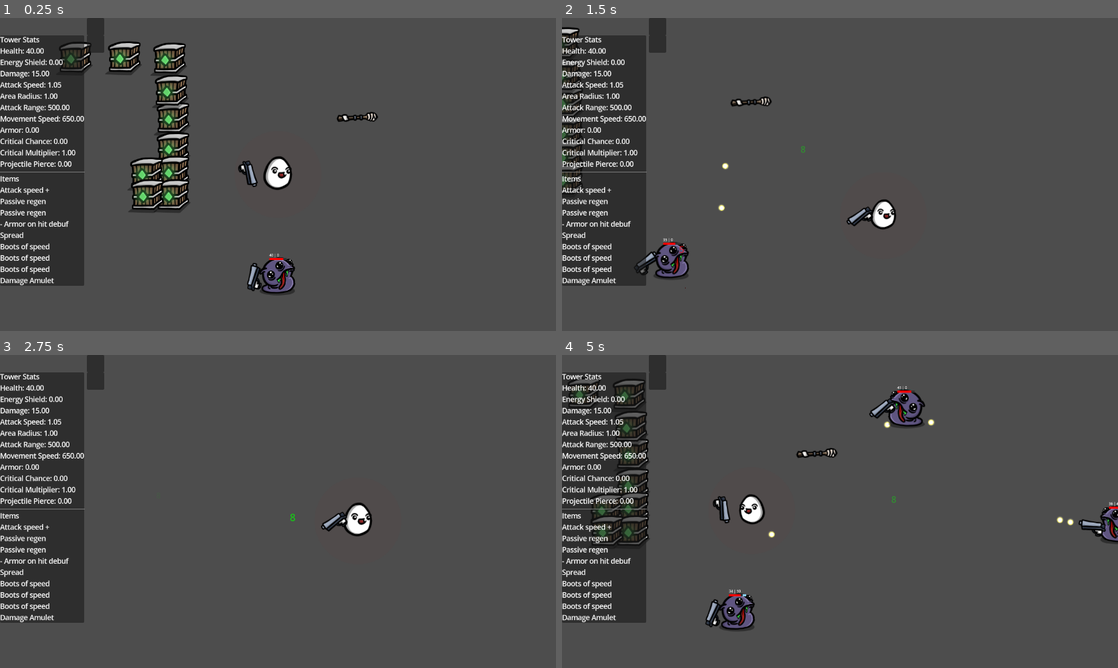
Above: before the commit, frames 1-4 (two rows, left to right).
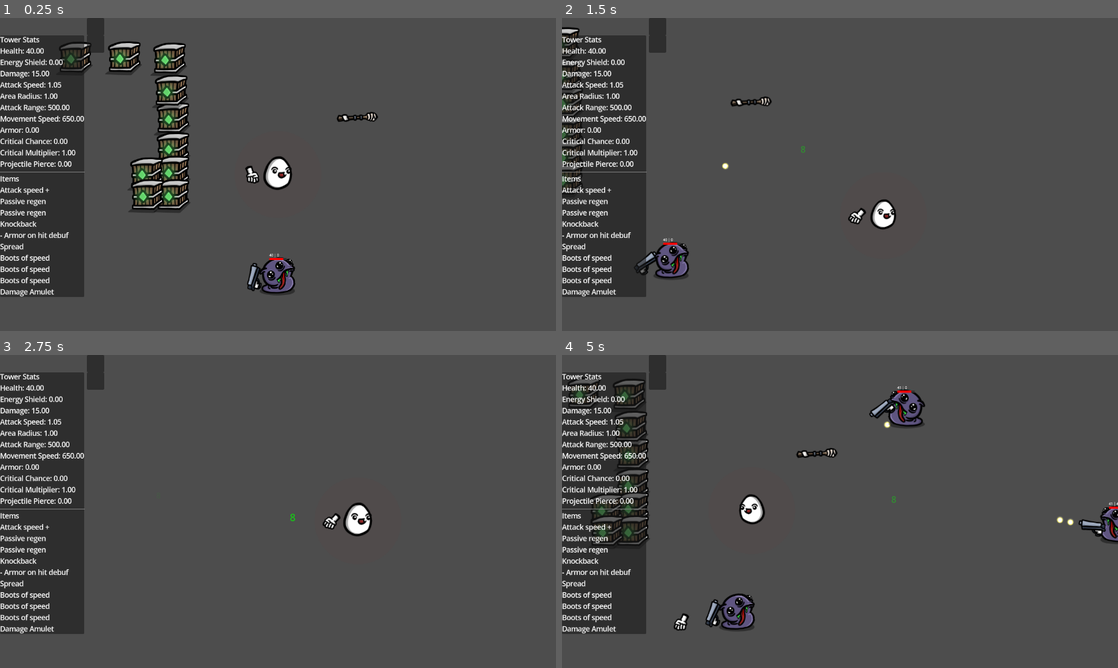
Above: after the commit, the same moments.

Repository: NathanAY/Broriskoftarainto
Game: Godot game, scene res://Scenes/Game.tscn
Two runs of this game, one before a commit and one after it. Both use one fixed random seed, a clock stepped at 60 frames per second and the inputs below.
Inputs (mouse positions are in pixels of both pictures, inside the frame that each line leads up to):
- Up to frame 1 (0.25 s): no input
- Up to frame 2 (1.5 s): tap Enter (ui_accept) at 0.5, 0.77 s; move the mouse to (962, 158) at 0.52 s; hold Right (ui_right) 0.53-1.28 s; click (962, 158) at 0.67 s; move the mouse to (728, 190) at 1.27 s; hold Down (ui_down) from 1.28 s (still down)
- Up to frame 3 (2.75 s): tap Enter (ui_accept) at 1.52 s; move the mouse to (333, 442) at 2.02 s; release Down (ui_down) at 2.03 s; hold Right (ui_right) from 2.03 s (still down)
- Up to frame 4 (5 s): move the mouse to (812, 574) at 2.77 s; release Right (ui_right) at 2.78 s; hold Up (ui_up) 2.78-3.53 s; click (812, 574) at 2.92 s; tap Enter (ui_accept) at 3.02, 3.77, 4.52 s; move the mouse to (1006, 558) at 3.52 s; hold Left (ui_left) from 3.53 s (still down); move the mouse to (673, 464) at 4.27 s

The runs differ from the first frame. In frame 1, 1.1% of the frame differs, in the area x 0-47%, y 45-90%; in frame 2, 1.2%; in frame 3, 1.1%; in frame 4, 1.3%, in the area x 0-100%, y 20-90%.

Commit message:
Add knockback modifier

Diff:
--- /dev/null
+++ b/Resources/items/Knockback.tres
@@ -0,0 +1,14 @@
+[gd_resource type="Resource" script_class="Item" load_steps=3 format=3 uid="uid://bxcdb5o7lgga8"]
+
+[ext_resource type="PackedScene" uid="uid://bqa56q1a0jyvc" path="res://Systems/Items/Modifiers/KnockbackModifier.tscn" id="1_datnv"]
+[ext_resource type="Script" uid="uid://bi8j7om4juysb" path="res://Systems/Items/Item.gd" id="2_a2frs"]
+
+[resource]
+script = ExtResource("2_a2frs")
+name = "Knockback"
+description = "Knockback"
+modifiers = {}
+effect_scene = Array[PackedScene]([ExtResource("1_datnv")])
+effect_scene_condition = Array[String]([])
+condition_managers = Array[PackedScene]([])
+metadata/_custom_type_script = "uid://bi8j7om4juysb"
--- a/Scripts/Enemy.gd
+++ b/Scripts/Enemy.gd
@@ -17,12 +17,9 @@
     add_to_group("enemies")  # Add enemy to a group
     add_to_group("damageable")
     #$WeaponHolder.add_weapon(load("res://Resources/weapons/Pistol.tres"))
-    #$WeaponHolder.add_weapon(load("res://Resources/weapons/Pistol.tres"))
     $WeaponHolder.add_weapon(load("res://Resources/weapons/Pistol.tres"))
     #$WeaponHolder.add_weapon(load("res://Resources/weapons/Knife.tres"))
-    #$WeaponHolder.add_weapon(load("res://Resources/weapons/Pistol.tres"))
     item_holder.add_item(load("res://Resources/items/BootsOfSpeed.tres"))
-    #item_holder.add_item(load("res://Resources/items/RegenPassive.tres"))
     #item_holder.add_item(load("res://Resources/items/RegenPassive.tres"))
     #item_holder.add_item(load("res://Resources/items/RegenPassive.tres"))
     #item_holder.add_item(load("res://Resources/items/RegenPassive.tres"))
@@ -30,9 +27,7 @@
     item_holder.add_item(load("res://Resources/items/EnergyShieldBlock.tres"))
     item_holder.add_item(load("res://Resources/items/MinusArmorOnHitDebuff.tres"))
     item_holder.add_item(load("res://Resources/items/HomingShot.tres"))
-    #item_holder.add_item(load("res://Resources/items/HealthMeat.tres"))
-    #item_holder.add_item(load("res://Resources/items/HealthMeat.tres"))
-    #item_holder.add_item(load("res://Resources/items/HealthMeat.tres"))
+    #item_holder.add_item(load("res://Resources/items/Knockback.tres"))
     #item_holder.add_item(load("res://Resources/items/HealthMeat.tres"))
     #item_holder.add_item(load("res://Resources/items/HealthMeat.tres"))
     #item_holder.add_item(load("res://Resources/items/HealthMeat.tres"))
@@ -41,7 +36,6 @@
 
 func set_target_position(new_target: Node):
     target = new_target
-
 
 func _physics_process(delta):
     if !_alive:
--- a/Scripts/character.gd
+++ b/Scripts/character.gd
@@ -29,11 +29,11 @@
     for item_path in items:
         $ItemHolder.add_item(load(item_path))
     #$WeaponHolder.add_weapon(load("res://Resources/weapons/Fist.tres"))
-    #$WeaponHolder.add_weapon(load("res://Resources/weapons/Fist.tres"))
+    $WeaponHolder.add_weapon(load("res://Resources/weapons/Fist.tres"))
     #$WeaponHolder.add_weapon(load("res://Resources/weapons/Knife.tres"))
     #$WeaponHolder.add_weapon(load("res://Resources/weapons/Knife.tres"))
     #$WeaponHolder.add_weapon(load("res://Resources/weapons/Pistol.tres"))
-    $WeaponHolder.add_weapon(load("res://Resources/weapons/Pistol.tres"))
+    #$WeaponHolder.add_weapon(load("res://Resources/weapons/Pistol.tres"))
     #$WeaponHolder.add_weapon(load("res://Resources/weapons/Shotgun.tres"))
     #$WeaponHolder.add_weapon(load("res://Resources/weapons/Shotgun.tres"))
     $ItemHolder.add_item(load("res://Resources/items/AttackSpeedItem.tres"))
@@ -47,6 +47,7 @@
     #$ItemHolder.add_item(load("res://Resources/items/ExplosiveShot.tres"))
     $ItemHolder.add_item(load("res://Resources/items/RegenPassive.tres"))
     $ItemHolder.add_item(load("res://Resources/items/RegenPassive.tres"))
+    $ItemHolder.add_item(load("res://Resources/items/Knockback.tres"))
     #$ItemHolder.add_item(load("res://Resources/items/AttackSpeedIfStill.tres"))
     $ItemHolder.add_item(load("res://Resources/items/MinusArmorOnHitDebuff.tres"))
     $ItemHolder.add_item(load("res://Resources/items/BounceProjectile.tres"))
--- /dev/null
+++ b/Systems/Items/Modifiers/KnockbackModifier.tscn
@@ -0,0 +1,6 @@
+[gd_scene load_steps=2 format=3 uid="uid://bqa56q1a0jyvc"]
+
+[ext_resource type="Script" uid="uid://byee717ujdqnm" path="res://Systems/Items/Modifiers/knockback_modifier.gd" id="1_t674e"]
+
+[node name="KnockbackModifier" type="Node"]
+script = ExtResource("1_t674e")
--- /dev/null
+++ b/Systems/Items/Modifiers/knockback_modifier.gd
@@ -0,0 +1,86 @@
+extends Node
+class_name KnockbackModifier
+
+@export var knockback_strength: float = 300.0
+var knockback_velocity: Vector2 = Vector2.ZERO
+var knockback_timer: float = 0.0
+var knockback_duration: float = 0.2
+
+var holder: Node
+var event_manager: EventManager
+var stacks: Array[bool] = []
+
+func attachEventManager(em: EventManager):
+    event_manager = em
+    holder = em.get_parent()
+    # keep listening to on_attack for projectile-case (attach behavior to projectile)
+    event_manager.subscribe("on_attack", Callable(self, "_on_attack"))
+    # ALSO listen for actual hit events to apply knockback for melee & projectiles
+    event_manager.subscribe("on_hit", Callable(self, "_on_hit"))
+
+func add_stack(active: bool):
+    stacks.append(active)
+
+func remove_stack(index: int):
+    if index >= 0 and index < stacks.size():
+        stacks.remove_at(index)
+
+func set_stack_active(index: int, active: bool):
+    if index >= 0 and index < stacks.size():
+        stacks[index] = active
+
+# Keep previous logic but only handle projectile attaching here
+func _on_attack(data: Dictionary):
+    var active_count = stacks.count(true)
+    if active_count <= 0:
+        return
+
+    if data.has("projectile"):
+        var projectile: Projectile = data["projectile"]
+        # attach projectile behavior node (projectiles are nodes in the scene when fired)
+        var behavior = preload("res://Systems/weapon/knockback_behavior.gd").new()
+        behavior.knockback_strength = knockback_strength
+        behavior.knockback_duration = knockback_duration
+        projectile.add_child(behavior)
+    # DO NOT try to add_child to 'weapon' (it's a Resource) — removed that branch.
+
+# This handles both melee and projectile hits
+func _on_hit(data: Dictionary) -> void:
+    var active_count = stacks.count(true)
+    if active_count <= 0:
+        return
+
+    var body: Node = data.get("body", null)
+    if not body or not is_instance_valid(body):
+        return
+
+    var dir := Vector2.ZERO
+
+    if data.has("projectile"):
+        var proj = data["projectile"]
+        if proj and is_instance_valid(proj):
+            # ✅ push away from projectile
+            dir = (body.global_position - proj.global_position).normalized()
+
+    elif data.has("melee"):
+        var melee_node = data["melee"]
+        if melee_node and is_instance_valid(melee_node):
+            # ✅ flip the direction for melee (push away from the *holder*, not the swing node)
+            if holder and is_instance_valid(holder):
+                dir = (body.global_position - holder.global_position).normalized()
+            else:
+                dir = (body.global_position - melee_node.global_position).normalized()
+    else:
+        var ctx = data.get("damage_context", null)
+        if ctx and ctx.source and is_instance_valid(ctx.source) and ctx.source is Node:
+            var src = ctx.source
+            dir = (body.global_position - src.global_position).normalized()
+    if dir != Vector2.ZERO:
+        # ensure body can get knockback controller
+        var kb = body.get_node_or_null("KnockbackController")
+        if not kb:
+            kb = KnockbackController.new()
+            kb.name = "KnockbackController"
+            body.add_child(kb)
+
+        kb.start_knockback(dir * knockback_strength, knockback_duration)
--- /dev/null
+++ b/Systems/weapon/knockback_behavior.gd
@@ -0,0 +1,42 @@
+extends Node
+class_name KnockbackBehavior
+
+@export var knockback_strength: float = 300.0
+@export var knockback_duration: float = 0.2
+
+var knockback_velocity: Vector2 = Vector2.ZERO
+var knockback_timer: float = 0.0
+var knockback_duration_internal: float = 0.0
+var target: Node2D = null
+
+#func _ready():
+    # The parent will be a projectile or melee weapon that attaches this behavior
+    #if get_parent().has_method("connect"):
+        # If parent is a projectile → listen for hits
+        #get_parent().connect("body_entered", Callable(self, "_on_hit"))
+
+func on_projectile_hit(body: Node) -> bool:
+    if not body or not body.has_node("Health"):
+        return false
+
+    var dir = (body.global_position - get_parent().global_position).normalized()
+    apply_knockback(body, dir)
+    return false   # return true if you want to stop further processing (e.g. for bounce)
+
+func apply_knockback(body: Node2D, direction: Vector2):
+    if not body: return
+    if not body.has_method("add_child"): return
+
+    # Ensure knockback behavior is unique per body
+    var kb = body.get_node_or_null("KnockbackController")
+    if not kb:
+        kb = KnockbackController.new()
+        kb.name = "KnockbackController"
+        body.add_child(kb)
+
+    kb.start_knockback(direction * knockback_strength, knockback_duration)
+
+func _on_hit(body: Node):
+    if body.has_node("Health"):  # only damageables
+        var dir = (body.global_position - get_parent().global_position).normalized()
+        apply_knockback(body, dir)
--- /dev/null
+++ b/Systems/weapon/knockback_controller.gd
@@ -0,0 +1,20 @@
+extends Node2D
+class_name KnockbackController
+
+var knockback_velocity: Vector2 = Vector2.ZERO
+var knockback_timer: float = 0.0
+var knockback_duration: float = 0.0
+
+func start_knockback(force: Vector2, duration: float):
+    knockback_velocity = force
+    knockback_duration = duration
+    knockback_timer = duration
+
+func _physics_process(delta: float) -> void:
+    if knockback_timer > 0:
+        knockback_velocity = knockback_velocity.lerp(Vector2.ZERO, delta * 5.0)
+        get_parent().global_position += knockback_velocity * delta
+        knockback_timer -= delta
+    else:
+        knockback_velocity = Vector2.ZERO
+        queue_free()
--- a/Systems/weapon/mellee_weapon_node.gd
+++ b/Systems/weapon/mellee_weapon_node.gd
@@ -26,6 +26,8 @@
     if attacking:
         print("Skip")
         return
+    if event_manager:
+        event_manager.emit_event("on_attack", [{"weapon": weapon_data}])
     attacking = true
     forward_swing = true  # reset for this attack
     origin_pos = position
Not shown, added: Systems/Items/Modifiers/knockback_modifier.gd.uid
Not shown, added: Systems/weapon/knockback_behavior.gd.uid
Not shown, added: Systems/weapon/knockback_controller.gd.uid
